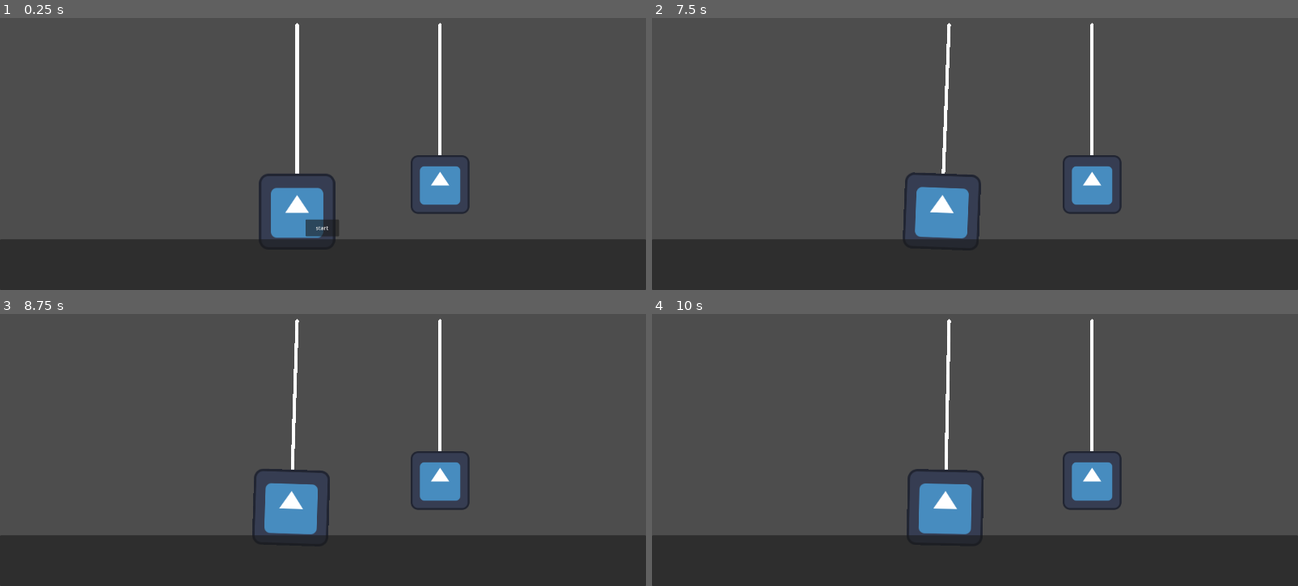
Above: before the commit, frames 1-4 (two rows, left to right).
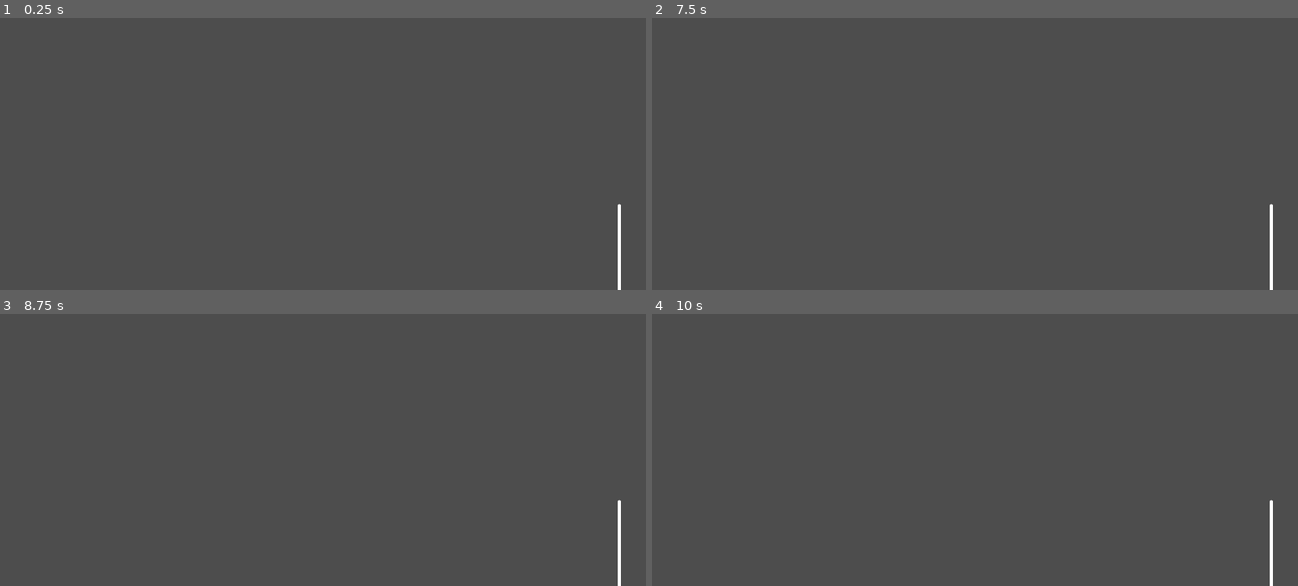
Above: after the commit, the same moments.

Repository: HEKEPOIU/gmtk_2024
Game: Godot game, scene res://scene/main.tscn
The game is run twice, just before and just after one commit, with the same random seed, the same clock (stepped at 60 frames per second) and the same inputs. The engine's default icon, where the game draws it, is replaced by a stand-in: a white triangle on a blue panel in a dark square.
Inputs (mouse positions are in pixels of both pictures, inside the frame that each line leads up to):
- Up to frame 1 (0.25 s): no input
- Up to frame 2 (7.5 s): click (975, 227) at 0.5 s, where only the run before the commit has a clickable "start"; click (671, 265) at 1.25 s, where only the run before the commit has a clickable "1"; click (671, 265) at 2 s, where only the run before the commit has a clickable "2"; click (671, 265) at 2.75 s, where only the run before the commit has a clickable "3"; click (671, 265) at 3.5 s, where only the run before the commit has a clickable "4"; click (671, 265) at 4.25 s, where only the run before the commit has a clickable "5"; tap Enter at 5, 6.5 s; move the mouse to (1117, 91) at 5.02 s; hold Right 5.03-5.78 s; click (1117, 91) at 5.1 s; tap Space at 5.75, 7.25 s; move the mouse to (845, 126) at 5.77 s; hold Left 5.78-6.53 s; click (845, 126) at 5.85 s; move the mouse to (1039, 28) at 6.52 s; hold Right from 6.53 s (still down); click (1039, 28) at 6.6 s; move the mouse to (942, 181) at 7.27 s; click (942, 181) at 7.35 s
- Up to frame 3 (8.75 s): move the mouse to (516, 458) at 8.02 s; release Right at 8.03 s; hold Left from 8.03 s (still down); click (516, 458) at 8.1 s
- Up to frame 4 (10 s): keep holding Left; move the mouse to (781, 349) at 8.77 s; click (781, 349) at 8.85 s; move the mouse to (1007, 403) at 9.52 s; click (1007, 403) at 9.6 s

The runs differ from the first frame. In frame 1, 22% of the frame differs, in the area x 0-100%, y 1-100%; in frame 2, 22%; in frame 3, 22%; in frame 4, 22%.

Commit message:
rename add camera

Diff:
--- a/scene/main.tscn
+++ b/scene/main.tscn
@@ -1,9 +1,11 @@
-[gd_scene load_steps=3 format=3 uid="uid://bamth8f5h3hkf"]
+[gd_scene load_steps=4 format=3 uid="uid://bamth8f5h3hkf"]
 
 [ext_resource type="PackedScene" uid="uid://bkt1em0yb1dvt" path="res://scene/pendulum.tscn" id="1_ahh23"]
+[ext_resource type="Script" path="res://src/main.gd" id="1_gy4id"]
 [ext_resource type="PackedScene" uid="uid://mi0q0rdifude" path="res://scene/main_ui.tscn" id="3_6hq5n"]
 
 [node name="main" type="Node"]
+script = ExtResource("1_gy4id")
 
 [node name="Pendulum" parent="." instance=ExtResource("1_ahh23")]
 position = Vector2(883, 293)
@@ -22,4 +24,7 @@
 mass = 10.0
 max_mass = 100.0
 
-[node name="Control" parent="." instance=ExtResource("3_6hq5n")]
+[node name="Canvas" parent="." instance=ExtResource("3_6hq5n")]
+
+[node name="Camera2D" type="Camera2D" parent="."]
+position = Vector2(2, 1)
--- a/scene/main_ui.tscn
+++ b/scene/main_ui.tscn
@@ -1,6 +1,6 @@
 [gd_scene load_steps=2 format=3 uid="uid://mi0q0rdifude"]
 
-[ext_resource type="Script" path="res://src/ui/main.gd" id="1_qae5q"]
+[ext_resource type="Script" path="res://src/ui/ui_main.gd" id="1_qae5q"]
 
 [node name="Control" type="Control"]
 layout_mode = 3
@@ -13,6 +13,7 @@
 script = ExtResource("1_qae5q")
 
 [node name="StartUi" type="VBoxContainer" parent="."]
+visible = false
 layout_mode = 1
 anchors_preset = 7
 anchor_left = 0.5
--- a/src/tes.gd
+++ b/src/main.gd
@@ -1,9 +1,9 @@
-extends Node2D
+extends Node
 
 class_name test
 
 @onready var canvas := get_node("Canvas") as UiMain
-
+@onready var camera2d := get_node("Camera2D") as Camera2D
 
 # Called when the node enters the scene tree for the first time.
 func _ready() -> void:
Renamed: src/ui/main.gd -> src/ui/ui_main.gd
